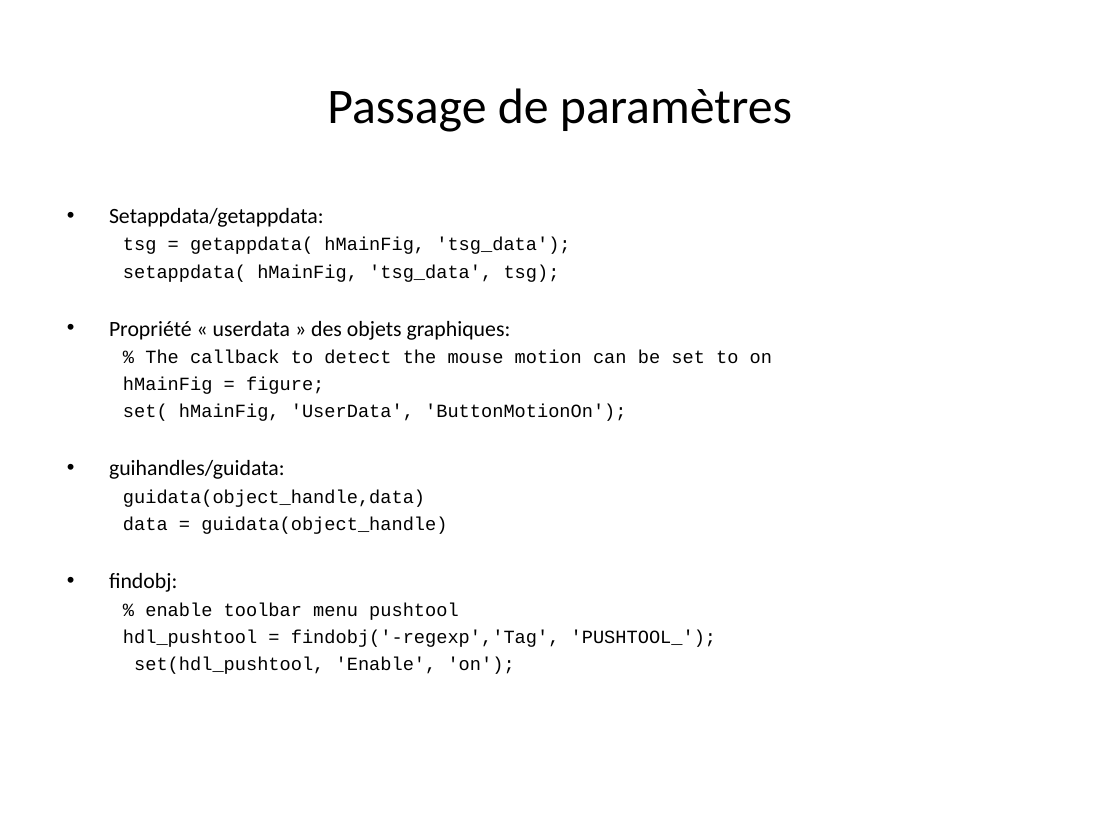
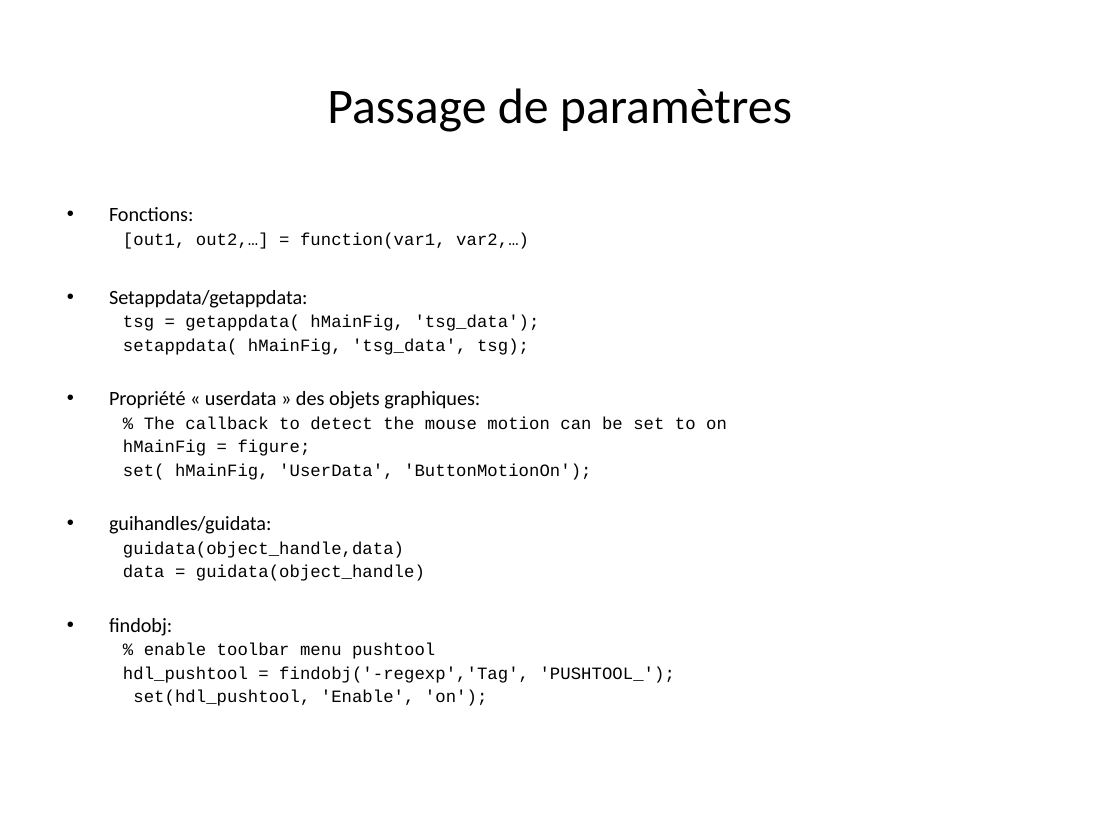
Before and after one commit to jgrelet/course-object-programing-with-Matlab, a slide deck: slide 20 of Introduction à la programmation objet avec Matlab.ppt (slide 19 before the commit). Drawn at 1120x840 pixels with LibreOffice and Linux fonts; fonts in the diff are those of the drawing. Boxes give left, top, right and bottom in pixels: in the first picture for what was removed or moved away, otherwise in the second. Text is boxed around its words. In the diff, an @@ line names an element or a change of style, - is before the commit and + after.

Commit message:
update with handle class

```diff
--- a/Introduction à la programmation objet avec Matlab.ppt
+++ b/Introduction à la programmation objet avec Matlab.ppt
@@ text at <box>109,207,529,249</box>: paragraphs added @@
+• Fonctions:
+  [out1, out2,…] = function(var1, var2,…)
@@ text at <box>109,290,727,706</box>: size 14 to 12.9 pt in "Setappdata/getappdata:", "Propriété « userdata » des objets graphiques:", "guihandles/guidata:", "findobj:"; size 12 to 11.1 pt in "tsg = getappdata( hMainFig, 'tsg_data');", "setappdata( hMainFig, 'tsg_data', tsg);", "% The callback to detect the mouse ...", "hMainFig = figure;" and 6 more places; line spacing 1 to 0.9 @@
```
Also in this commit, not shown: 5 other slides changed, 3 slides added, 1 other file.
